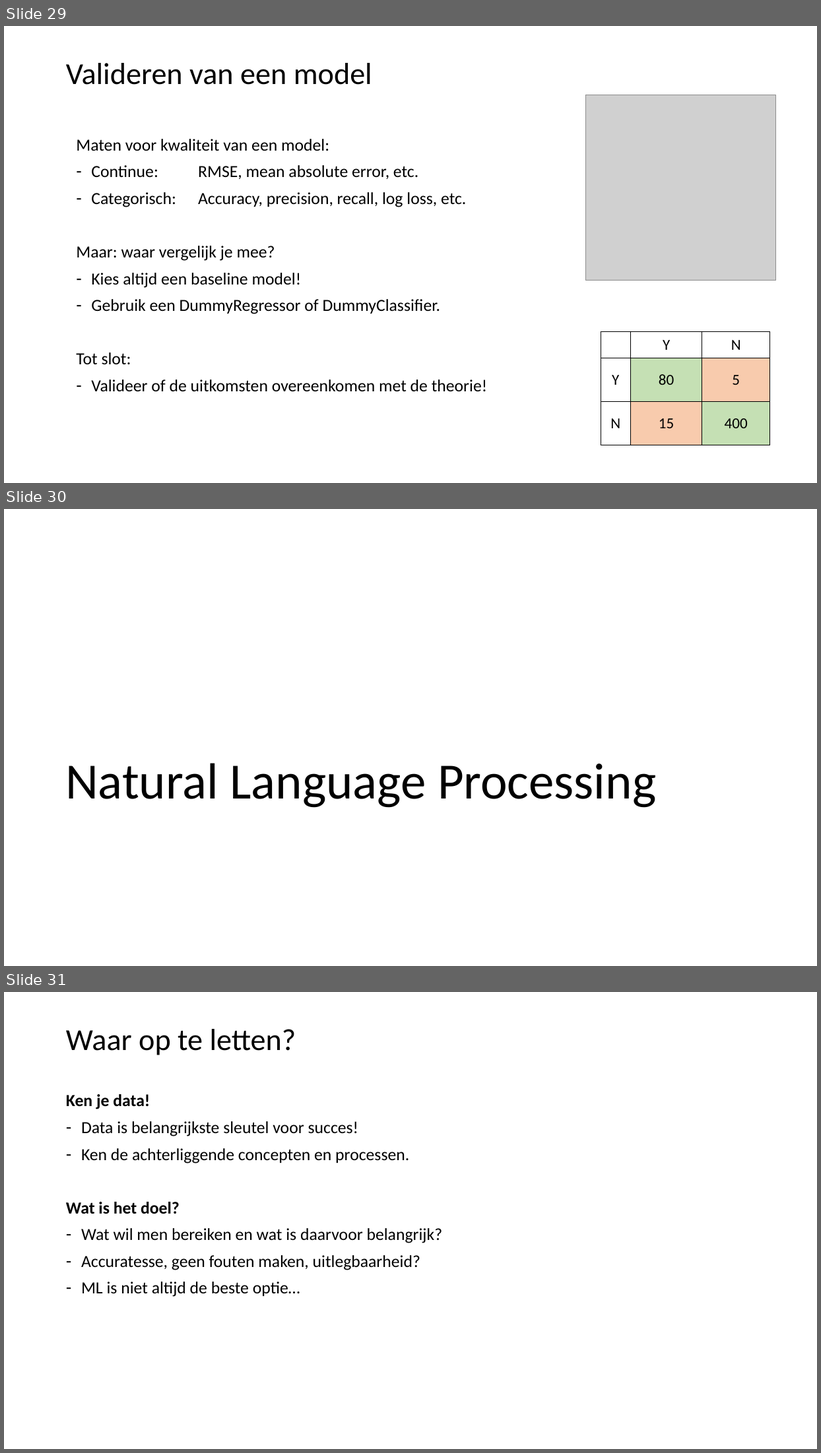
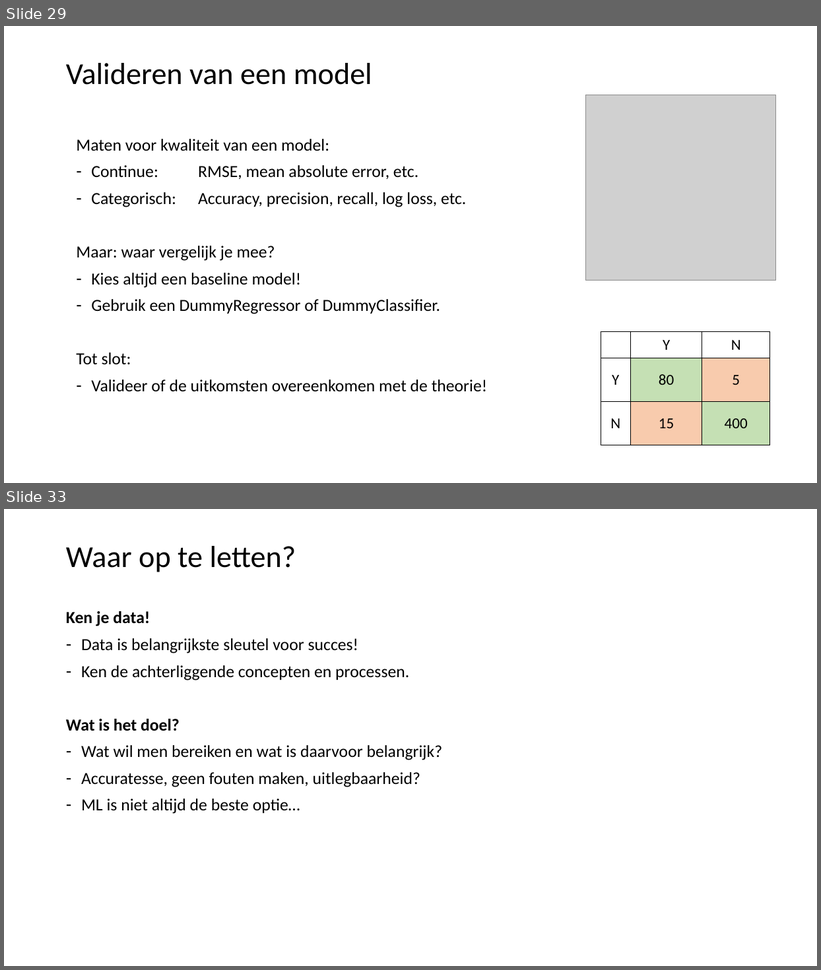
Before and after one commit to LFKoning/knowledge-sharing, a slide deck: python_trainees/4_scikit_learn/python_traineeship_4.pptx. Shown one above the other, each under a label of ours: slides 29, 30 and 31 before the commit, slides 29 and 33 after it; the slides between them are not shown. The pictures are 821x1453 and 821x970 pixels, drawn with LibreOffice and Linux fonts; fonts in the diff are those of the drawing; grey boxes stand for pictures. Boxes give left, top, right and bottom in pixels: in the first picture for what was removed or moved away, otherwise in the second. Text is boxed around its words. In the diff, an @@ line names an element or a change of style, - is before the commit and + after.

```diff
--- a/python_trainees/4_scikit_learn/python_traineeship_4.pptx
+++ b/python_trainees/4_scikit_learn/python_traineeship_4.pptx
@@ slide 30 removed at (4, 509, 817, 966), background #FFFFFF @@
@@ title removed at (65, 763, 656, 808) @@
-Natural Language Processing
@@ what was slide 31 is now slide 33 @@
```
Also in this commit, not shown: 1 slide changed, 3 slides added, 6 other files.
